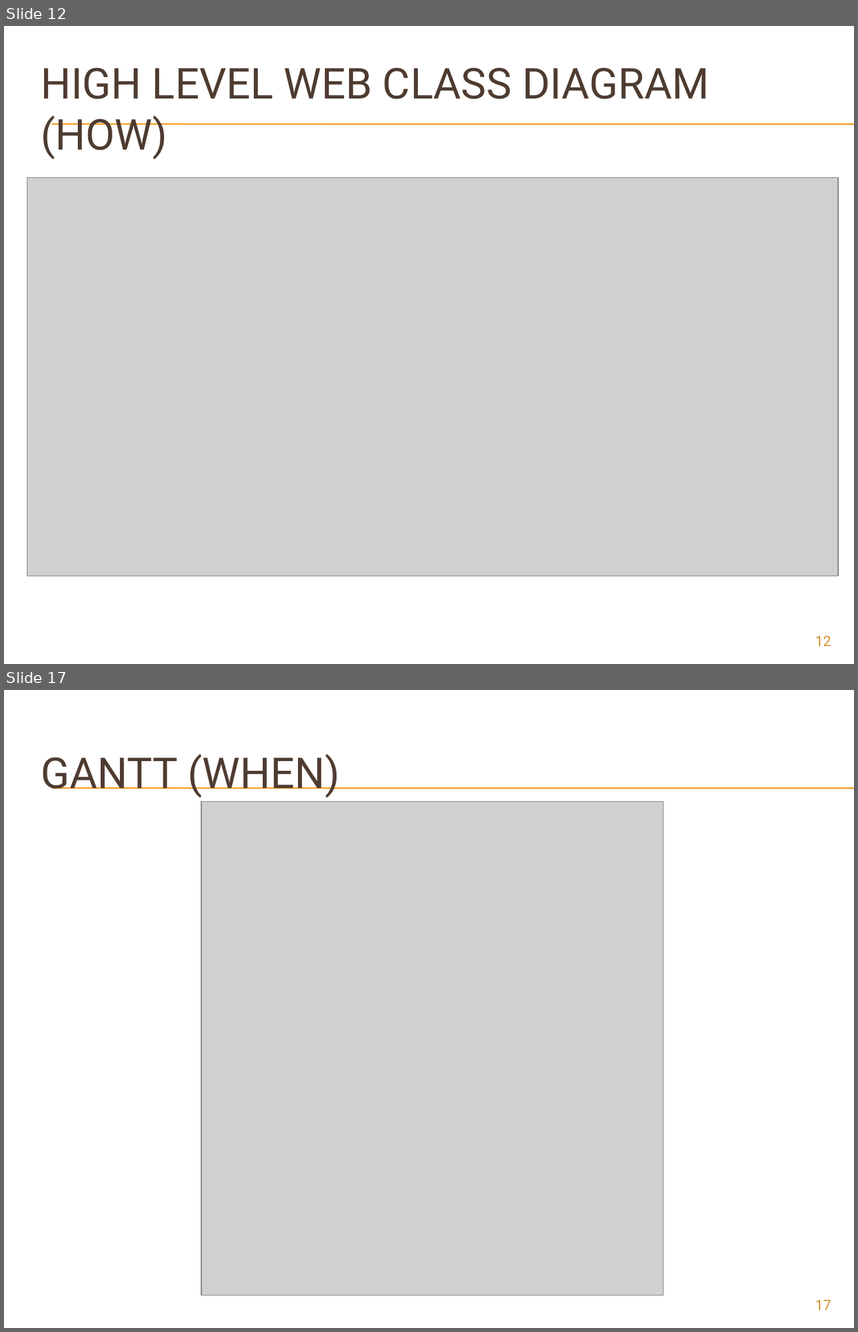
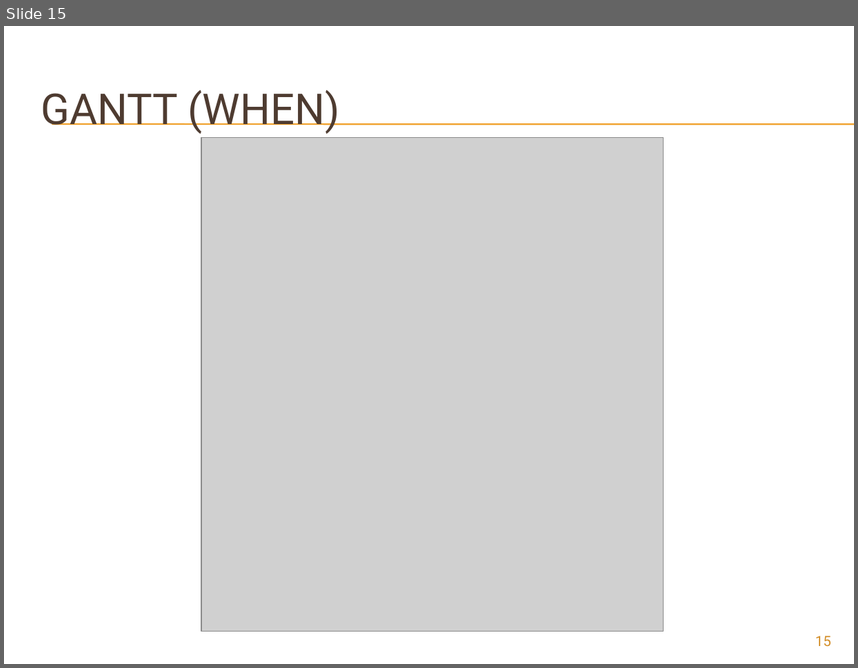
Before and after one commit to hernanjls/food-center, a slide deck: food-center/docs/mid_sem.pptx. Shown one above the other, each under a label of ours: slides 12 and 17 before the commit, slide 15 after it; the slides between them are not shown. The pictures are 858x1332 and 858x668 pixels, drawn with LibreOffice and Linux fonts; fonts in the diff are those of the drawing; grey boxes stand for pictures; background and template pictures are left out. Boxes give left, top, right and bottom in pixels: in the first picture for what was removed or moved away, otherwise in the second. Text is boxed around its words. In the diff, an @@ line names an element or a change of style, - is before the commit and + after.

```diff
--- a/food-center/docs/mid_sem.pptx
+++ b/food-center/docs/mid_sem.pptx
@@ slide 12 removed at box(4, 26, 854, 664), background picture (left out); not listed: 2 template elements that a slide beside it also shows @@
@@ title removed at box(41, 67, 709, 159) @@
-HIGH LEVEL WEB CLASS DIAGRAM (HOW)
@@ picture removed at box(27, 177, 839, 575) @@
@@ page number removed at box(815, 635, 831, 646) @@
-12
@@ what was slide 17 is now slide 15 @@
@@ page number at box(815, 635, 831, 646): text changed @@
-17
+15
```
Also in this commit, not shown: 6 slides changed, 1 other slide removed, 1 other file.
